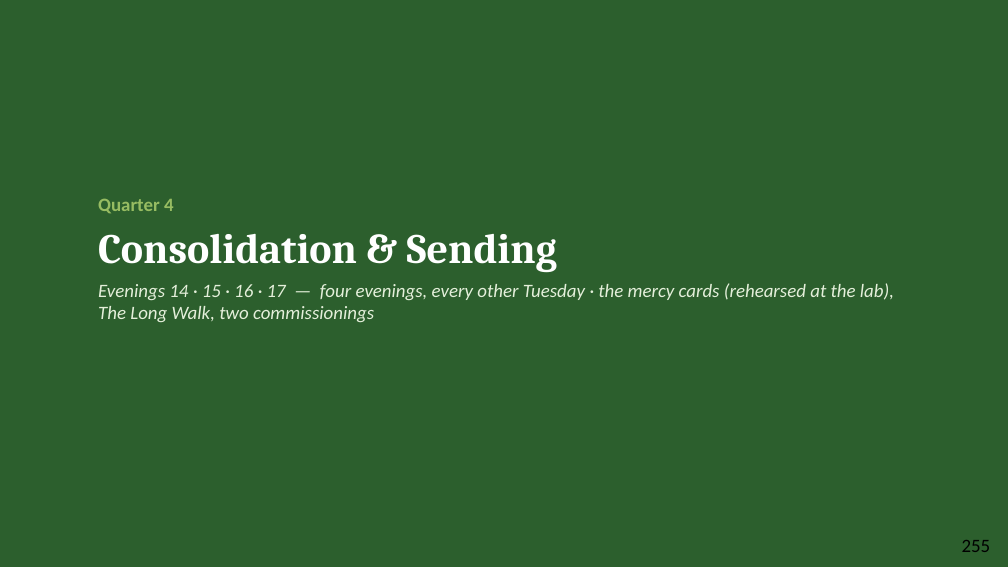
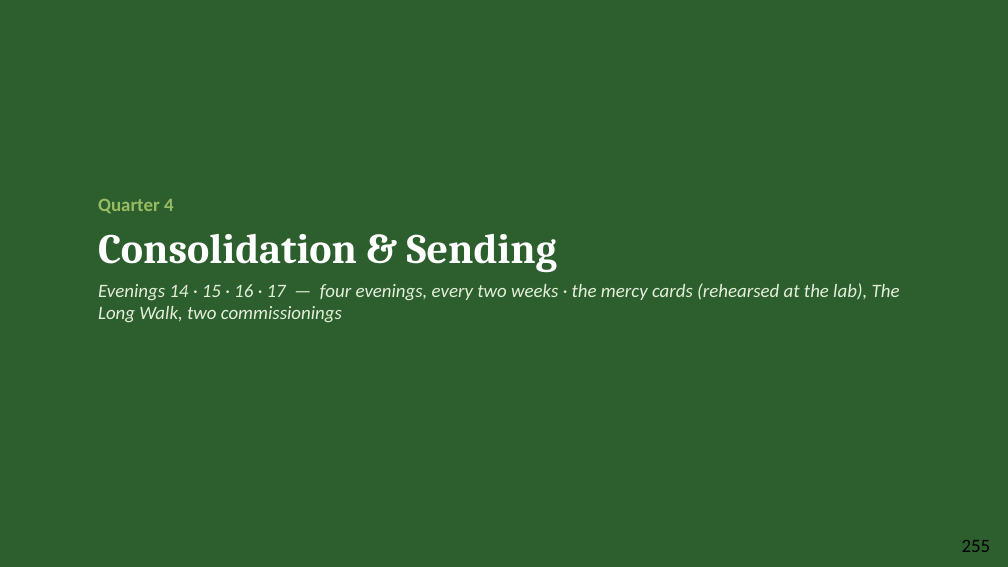
Before and after one commit to jgtittle-ministries/fellowship-of-the-heart-pilot-at-cca-dev, a slide deck: slide 14 of _implementation-notes/evening-series/FotH Evening Session 17 Slides DRAFT v1.pptx. Drawn at 1008x567 pixels with LibreOffice and Linux fonts; fonts in the diff are those of the drawing. Boxes give left, top, right and bottom in pixels: in the first picture for what was removed or moved away, otherwise in the second. Text is boxed around its words. In the diff, an @@ line names an element or a change of style, - is before the commit and + after.

```diff
--- a/_implementation-notes/evening-series/FotH Evening Session 17 Slides DRAFT v1.pptx
+++ b/_implementation-notes/evening-series/FotH Evening Session 17 Slides DRAFT v1.pptx
@@ text at <box>98,283,900,322</box>: text changed @@
-Evenings 14 · 15 · 16 · 17 — four evenings, every other Tuesday · the mercy cards (rehearsed at the lab), The Long Walk, two commissionings
+Evenings 14 · 15 · 16 · 17 — four evenings, every two weeks · the mercy cards (rehearsed at the lab), The Long Walk, two commissionings
```
Also in this commit, not shown: 1 other slide changed, 34 other files.
